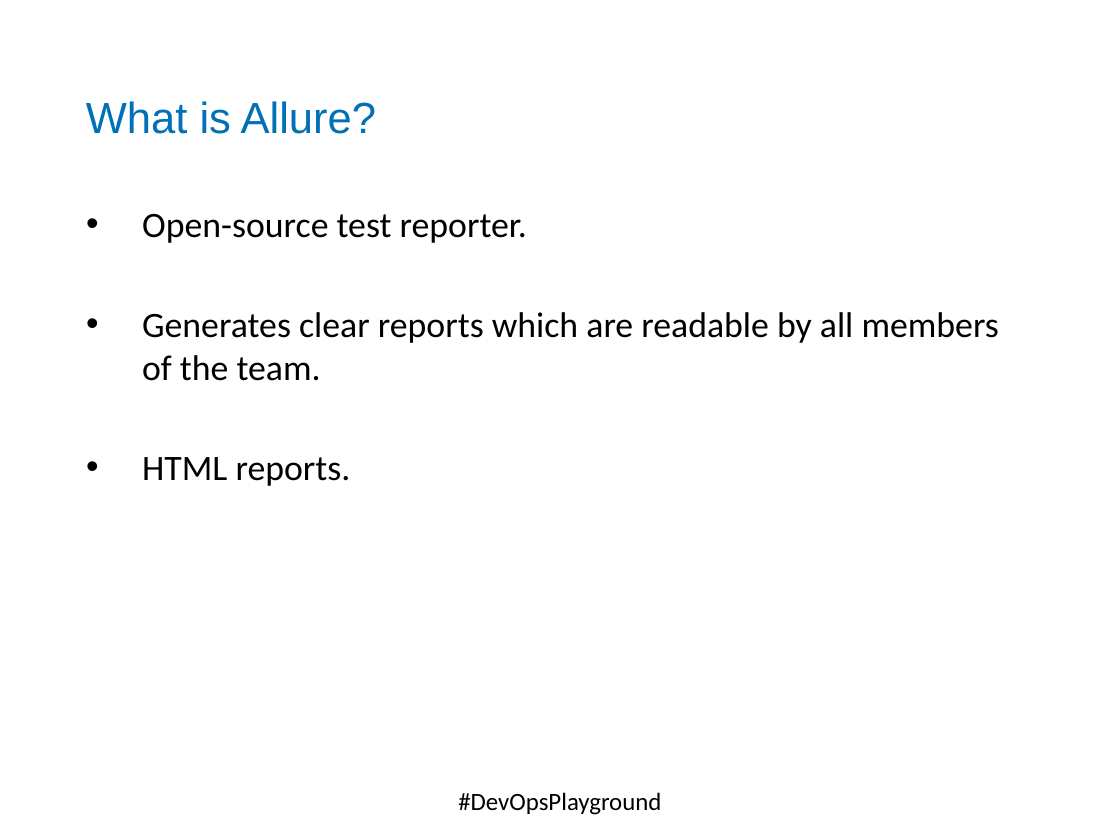
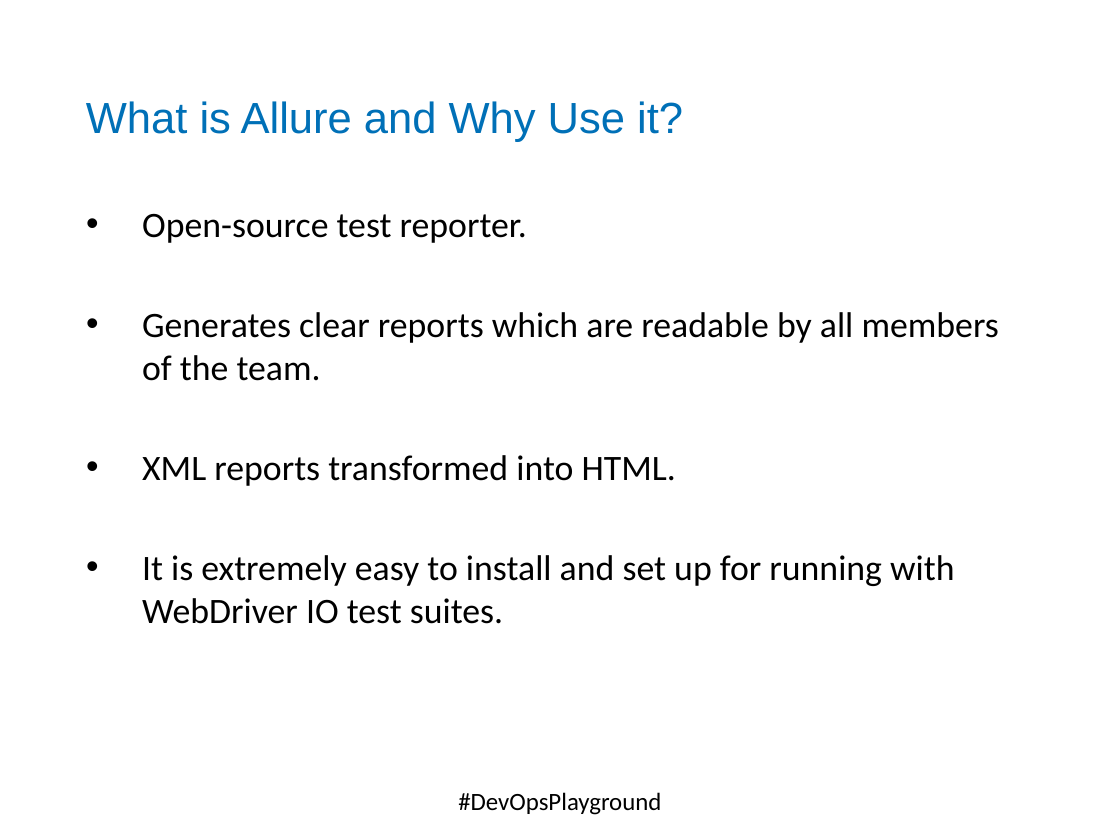
Before and after one commit to DevOpsPlayground/Hands-on-with-Continuous-Testing-using-Jenkins-and-Zalenium, a slide deck: slide 16 of ZaleniumJenkins.pptx (slide 13 before the commit). Drawn at 1120x840 pixels with LibreOffice and Linux fonts; fonts in the diff are those of the drawing; background and template pictures are left out. Boxes give left, top, right and bottom in pixels: in the first picture for what was removed or moved away, otherwise in the second. Text is boxed around its words. In the diff, an @@ line names an element or a change of style, - is before the commit and + after.

```diff
--- a/ZaleniumJenkins.pptx
+++ b/ZaleniumJenkins.pptx
@@ text at (86, 101, 683, 142): text changed @@
-What is Allure?
+What is Allure and Why Use it?
@@ text at (142, 455, 954, 624): text changed @@
-• HTML reports.
+• XML reports transformed into HTML.
+• It is extremely easy to install and set up for running with WebDriver IO test suites.
```
Also in this commit, not shown: 2 other slides changed, 4 slides added, 1 other file.
